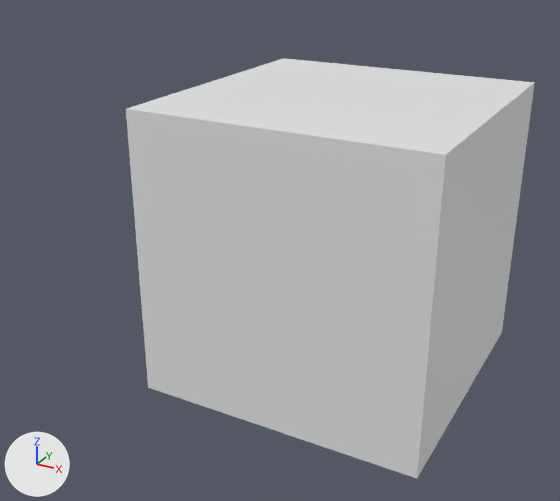
Before and after pictures for a commit that changed the Blender file Example.blend.
Both versions are drawn from a 50 mm lens placed at (2.07, -4.64, 2.11), pointed at (-0.5, 0.03, -0.23). The axes (+X, +Y, +Z) are drawn at lower left. The lights are the same throughout. The first picture is the older version.
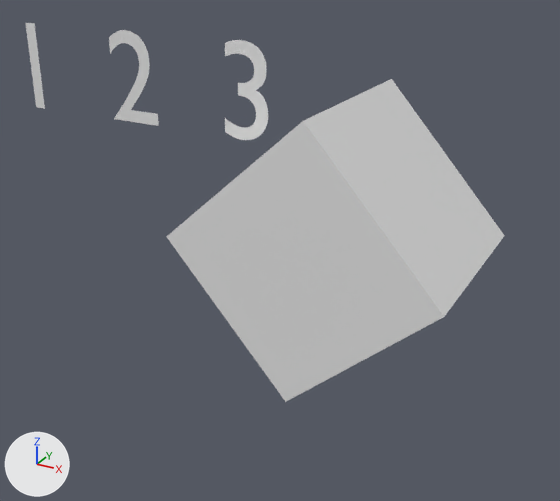
The newer file adds a shape key; the second version is drawn at full value of the shape key 'MultiArmatureTest' of 'Cube', and the change is written as the vertex moves it makes.

Scene script edits in JSON lines:
```json
{"block": "me_cube_001", "where": "# used by ob_cube; location = (0.0, 0.0, 0.0)"}
{"op": "remove", "block": "me_cube_001", "code": "me_cube_001.from_pydata(...)  # 248 vertices, 246 faces; spans x -1.0..1.0, y -1.0..1.0, z -1.0..1.0"}
{"op": "add", "block": "me_cube_001", "code": "me_cube_001.from_pydata(...)  # 248 vertices, 246 faces; spans x -2.8..0.99, y -0.7..0.7, z -0.99..1.29"}
{"block": "me_cube_001", "change": "me_cube_001 part 1: the loose piece of 89 vertices spanning x 0.02..0.23, y 0.0, z 0.5..0.85 is scaled about its middle by 2, then moved by (-1.87, 0.0, 0.27)"}
{"block": "me_cube_001", "change": "me_cube_001 part 2: the loose piece of 147 vertices spanning x 0.53..0.71, y 0.0, z 0.5..0.85 is scaled about its middle by 2, then moved by (-1.38, 0.0, 0.27)"}
{"block": "me_cube_001", "change": "me_cube_001 part 3"}
{"op": "set", "path": "me_cube_001.vertices[0].co", "old": "(-1.0, -1.0, -1.0)", "new": "(-0.05, -0.7, -0.99)", "note": "pixel (148, 387) -> pixel (285, 401)"}
{"op": "set", "path": "me_cube_001.vertices[1].co", "old": "(-1.0, -1.0, 1.0)", "new": "(-0.99, -0.7, 0.05)", "note": "pixel (125, 108) -> pixel (166, 236)"}
{"op": "set", "path": "me_cube_001.vertices[2].co", "old": "(-1.0, 1.0, -1.0)", "new": "(-0.99, 0.7, 0.05)"}
{"op": "set", "path": "me_cube_001.vertices[3].co", "old": "(-1.0, 1.0, 1.0)", "new": "(0.05, 0.7, 0.99)", "note": "pixel (283, 58) -> pixel (391, 78)"}
{"op": "set", "path": "me_cube_001.vertices[4].co", "old": "(1.0, -1.0, -1.0)", "new": "(0.99, -0.7, -0.05)", "note": "pixel (417, 478) -> pixel (444, 316)"}
{"op": "set", "path": "me_cube_001.vertices[5].co", "old": "(1.0, -1.0, 1.0)", "new": "(0.05, -0.7, 0.99)", "note": "pixel (445, 154) -> pixel (302, 121)"}
{"op": "set", "path": "me_cube_001.vertices[6].co", "old": "(1.0, 1.0, -1.0)", "new": "(-0.05, 0.7, -0.99)", "note": "pixel (501, 332) -> not seen"}
{"op": "set", "path": "me_cube_001.vertices[7].co", "old": "(1.0, 1.0, 1.0)", "new": "(0.99, 0.7, -0.05)", "note": "pixel (534, 82) -> pixel (504, 235)"}
{"op": "set", "path": "me_cube_001.vertices[8].co", "old": "(-0.35, 0.0, 0.84)", "new": "(-2.7, 0.0, 1.28)", "note": "not seen -> pixel (34, 23)"}
{"op": "set", "path": "me_cube_001.vertices[9].co", "old": "(-0.4, 0.0, 0.84)", "new": "(-2.8, 0.0, 1.28)", "note": "not seen -> pixel (25, 22)"}
{"op": "set", "path": "me_cube_001.vertices[10].co", "old": "(-0.4, 0.0, 0.5)", "new": "(-2.8, 0.0, 0.6)", "note": "not seen -> pixel (36, 107)"}
{"op": "set", "path": "me_cube_001.vertices[11].co", "old": "(-0.35, 0.0, 0.5)", "new": "(-2.7, 0.0, 0.6)", "note": "not seen -> pixel (44, 108)"}
```

Boxes [x1, y1, x2, y2] around the edits, measured in the pictures (560 x 501 px; the box of a moved part takes in the faces that stretch with it):
```json
{"object": "Cube", "change": "reshaped", "before": [126, 58, 535, 478], "after": [26, 23, 504, 402], "on screen": "17% wider, 10% shorter"}
{"part": 1, "of": "me_cube_001", "change": "moved or reshaped", "after": [109, 30, 159, 126], "on screen": "not visible before"}
{"part": 2, "of": "me_cube_001", "change": "moved or reshaped", "after": [225, 40, 268, 140], "on screen": "not visible before"}
{"part": 3, "of": "me_cube_001", "change": "moved or reshaped", "before": [126, 58, 535, 478], "after": [26, 23, 504, 402]}
```
